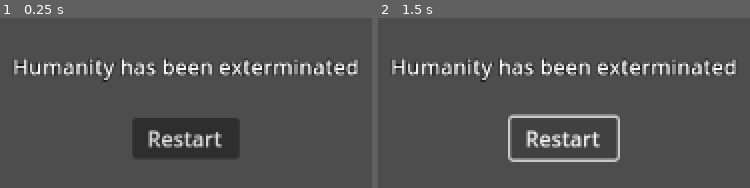
Above: before the commit, frames 1-2 (left to right).
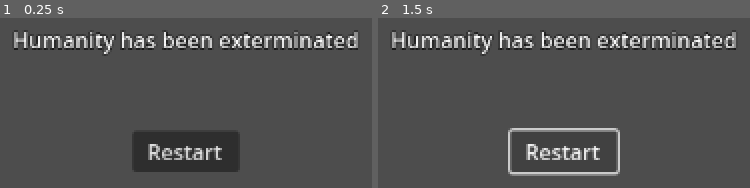
Above: after the commit, the same moments.

Repository: mcjohnalds/machine-extinction-event
Game: Godot game, scene res://lost.tscn
Same seed, same stepped clock (60 frames per second), same inputs: the game is played once before the commit and once after it. This scene is started directly instead of the project's main scene.
Inputs:
- Up to frame 1 (0.25 s): no input
- Up to frame 2 (1.5 s): click "Restart" at 0.5 s; click "Restart" at 1.25 s

The runs differ from the first frame. In frame 1, 16% of the frame differs, in the area x 3-97%, y 7-91%; in frame 2, 15%.

Commit message:
add nice end sequences

Diff:
--- a/game.gd
+++ b/game.gd
@@ -6,6 +6,7 @@
 const ENEMY_SPAWN_DISTANCE_FROM_PLAYER := 30.0
 const CAMERA_SPEED := 6.0
 const TURRET_RADIUS := 6.0
+enum GameResult {WON, LOST}
 enum BuildingType {TURRET, WALL, MINE, LAB, INVALID}
 const BUILDING_ENERGY_COST = {
 	BuildingType.TURRET: 50,
@@ -38,14 +39,17 @@
 @onready var launchpad := $Buildings/Launchpad as Node3D
 @onready var enemies := $Enemies as Node
 @onready var buildings := $Buildings as Node
-@onready var energy_label := $UI/EnergyLabel as Label
-@onready var science_label := $UI/ScienceLabel as Label
-@onready var science_remaining_label := $UI/ScienceRemainingLabel as Label
-@onready var tooltip_label := $UI/TooltipLabel as Label
-@onready var warning_label := $UI/WarningLabel as Control
+@onready var hud := $HUD as CanvasLayer
+@onready var energy_label := $HUD/EnergyLabel as Label
+@onready var science_label := $HUD/ScienceLabel as Label
+@onready var science_remaining_label := $HUD/ScienceRemainingLabel as Label
+@onready var tooltip_label := $HUD/TooltipLabel as Label
+@onready var warning_label := $HUD/WarningLabel as Control
+@onready var cinematic_bars := $CinematicBars as CanvasLayer
 @onready var camera := $Camera3D as Camera3D
 @onready var fog_of_war := $FogOfWar as Node3D
 @onready var launchpad_visibility_ring := $FogOfWar/VisibilityRing as Node3D
+@onready var rocket := $Rocket as Node3D
 var player_ghost_saturation_max := player_ghost.albedo_color.s
 var mouse_position_3d := Vector3.ZERO
 var building_type := BuildingType.TURRET
@@ -58,6 +62,8 @@
 var camera_offset := Vector3.ZERO
 var enemy_spawn_position := Vector3.ZERO
 var enemies_alive := 0
+var is_game_over := false
+var is_rocket_taking_off := false
 
 
 func _ready() -> void:
@@ -98,6 +104,8 @@
 
 
 func _unhandled_input(event: InputEvent) -> void:
+	if is_game_over:
+		return
 	if event as InputEventKey:
 		var e := event as InputEventKey
 		if e.pressed:
@@ -127,6 +135,8 @@
 	_normal: Vector3,
 	_shape_idx: int
 ) -> void:
+	if is_game_over:
+		return
 	mouse_position_3d = Vector3(event_position.x, 0.0, event_position.z)
 	var grid_coord := Vector2i(
 		roundi(mouse_position_3d.x),
@@ -176,19 +186,11 @@
 func _process(delta: float) -> void:
 	process_tooltip()
 	process_ghost()
-	process_camera(delta)
+	process_camera_wasd(delta)
 	process_warning_label()
+	process_rocket(delta)
 	for enemy: Node3D in enemies.get_children():
-		if grid_to_building.is_empty():
-			continue
-		var grid_coord := get_nearest_completed_building(enemy.position)
-		var nearest_building: Node3D = grid_to_building[grid_coord]
-		enemy.look_at(nearest_building.position, Vector3.UP, true)
-		enemy.position += enemy.basis.z * delta * 1.0
-		if enemy.position.distance_to(nearest_building.position) < 1.0:
-			enemy.queue_free()
-			enemies_alive -= 1
-			erase_building(grid_coord)
+		process_enemy(enemy, delta)
 	for grid_coord: Vector2i in grid_to_building:
 		process_building(grid_coord, delta)
 
@@ -245,6 +247,8 @@
 
 func start_energy_loop() -> void:
 	while true:
+		if is_game_over:
+			return
 		set_energy(energy + 1)
 		for grid_coord: Vector2i in grid_to_building:
 			if (
@@ -257,6 +261,8 @@
 
 func start_science_loop() -> void:
 	while true:
+		if is_game_over:
+			return
 		for grid_coord: Vector2i in grid_to_building:
 			if (
 				grid_to_building[grid_coord] is Lab
@@ -274,12 +280,15 @@
 func set_science(new_science: int) -> void:
 	science = new_science
 	science_label.text = "Science: %s" % science
-	science_remaining_label.text = (
-		"Science until rocket launch: %s" % maxi(0, 5000 - new_science)
-	)
+	var remaining := maxi(0, 5000 - new_science)
+	science_remaining_label.text = "Science until rocket launch: %s" % remaining
+	if remaining == 0:
+		play_game_over_sequence(GameResult.WON)
 
 
 func process_tooltip() -> void:
+	if is_game_over:
+		return
 	if can_place_building():
 		var building_cost: int = BUILDING_ENERGY_COST[building_type]
 		tooltip_label.text = "Build for -%s energy" % building_cost
@@ -292,6 +301,8 @@
 
 
 func process_ghost() -> void:
+	if is_game_over:
+		return
 	ghost.position = Vector3(
 		roundi(mouse_position_3d.x),
 		0.0,
@@ -371,7 +382,9 @@
 	return BUILDING_ENERGY_SELL_VALUE[building_under_mouse_type]
 
 
-func process_camera(delta: float) -> void:
+func process_camera_wasd(delta: float) -> void:
+	if is_game_over:
+		return
 	if Input.is_key_pressed(KEY_A):
 		camera.position -= camera.basis.x * delta * CAMERA_SPEED
 	if Input.is_key_pressed(KEY_D):
@@ -421,6 +434,8 @@
 
 
 func process_warning_label() -> void:
+	if is_game_over:
+		return
 	warning_label.modulate.a = fmod(get_time(), 1.0)
 
 	var camera_focal_point := camera.position - camera_offset
@@ -447,11 +462,15 @@
 	grid_to_building.erase(grid_coord)
 	grid_to_visibility_ring.erase(grid_coord)
 	grid_to_building_completion_proportion.erase(grid_coord)
+	if grid_coord == Vector2i(0, 0) and not is_rocket_taking_off:
+		rocket.queue_free()
+		play_game_over_sequence(GameResult.LOST)
 
 
 func hide_ghost_children() -> void:
 	for child: Node3D in ghost.get_children():
 		child.visible = false
+
 
 func process_building(grid_coord: Vector2i, delta: float) -> void:
 	var building: Node3D = grid_to_building[grid_coord]
@@ -490,3 +509,40 @@
 			enemies_alive -= 1
 			var gun := turret.find_child("Gun") as Node3D
 			gun.look_at(nearest_enemy.position, Vector3.UP, true)
+
+
+func process_rocket(delta: float) -> void:
+	if is_rocket_taking_off:
+		rocket.position.y += delta * (rocket.position.y + 1.0) / 10.0
+		camera.look_at(rocket.position)
+
+
+func process_enemy(enemy: Node3D, delta: float) -> void:
+	if grid_to_building.is_empty():
+		return
+	var grid_coord := get_nearest_completed_building(enemy.position)
+	var nearest_building: Node3D = grid_to_building[grid_coord]
+	enemy.look_at(nearest_building.position, Vector3.UP, true)
+	enemy.position += enemy.basis.z * delta * 1.0
+	if enemy.position.distance_to(nearest_building.position) < 1.0:
+		enemy.queue_free()
+		enemies_alive -= 1
+		erase_building(grid_coord)
+
+
+func play_game_over_sequence(game_result: GameResult) -> void:
+	var w := game_result == GameResult.WON
+	if w:
+		is_rocket_taking_off = true
+	is_game_over = true
+	hud.visible = false
+	cinematic_bars.visible = true
+	ghost.visible = false
+	camera.position = camera_offset
+	camera.projection = Camera3D.PROJECTION_PERSPECTIVE
+	get_tree().create_timer(30.0 if w else 3.0).timeout.connect(func() -> void:
+		if w:
+			won.emit()
+		else:
+			lost.emit()
+	)
--- a/game.tscn
+++ b/game.tscn
@@ -48,8 +48,9 @@
 transform = Transform3D(-0.866025, -0.433013, 0.25, 0, 0.5, 0.866025, -0.5, 0.75, -0.433013, 0, 0, 0)
 
 [node name="Camera3D" type="Camera3D" parent="."]
-transform = Transform3D(0.965926, 0.25, -0.0669873, 9.02727e-17, 0.258819, 0.965926, 0.258819, -0.933013, 0.25, -0.75, 10, 2.5)
+transform = Transform3D(0.965926, 0.25, -0.0669873, 9.02727e-17, 0.258819, 0.965926, 0.258819, -0.933013, 0.25, -0.772434, 10.3235, 2.58372)
 projection = 1
+fov = 40.0
 size = 10.0
 far = 500.0
 
@@ -102,49 +103,12 @@
 mesh = SubResource("BoxMesh_xnaa5")
 skeleton = NodePath("../../..")
 
-[node name="Rocket" type="MeshInstance3D" parent="Buildings/Launchpad"]
+[node name="Rocket" type="Node3D" parent="."]
+
+[node name="MeshInstance3D" type="MeshInstance3D" parent="Rocket"]
 transform = Transform3D(0.256716, 0, 0, 0, 0.256716, 0, 0, 0, 0.256716, 0, 0.305468, 0)
 mesh = SubResource("CylinderMesh_lurw7")
-skeleton = NodePath("../../..")
-
-[node name="UI" type="CanvasLayer" parent="."]
-
-[node name="EnergyLabel" type="Label" parent="UI"]
-offset_left = 10.0
-offset_top = 710.0
-offset_right = 90.0
-offset_bottom = 733.0
-text = "Energy: 0"
-
-[node name="ScienceLabel" type="Label" parent="UI"]
-offset_left = 10.0
-offset_top = 740.0
-offset_right = 90.0
-offset_bottom = 763.0
-text = "Science: 0"
-
-[node name="ScienceRemainingLabel" type="Label" parent="UI"]
-offset_left = 10.0
-offset_top = 770.0
-offset_right = 248.0
-offset_bottom = 793.0
-text = "Science until rocket launch: 0"
-
-[node name="TooltipLabel" type="Label" parent="UI"]
-visible = false
-offset_left = 600.0
-offset_top = 400.0
-offset_right = 718.0
-offset_bottom = 423.0
-text = "-10 energy"
-
-[node name="WarningLabel" type="Label" parent="UI"]
-visible = false
-offset_right = 190.0
-offset_bottom = 40.0
-text = "Enemies approaching!"
-horizontal_alignment = 1
-vertical_alignment = 1
+skeleton = NodePath("../..")
 
 [node name="FogOfWar" type="CSGBox3D" parent="."]
 size = Vector3(2000, 2, 2000)
@@ -156,4 +120,55 @@
 height = 3.0
 smooth_faces = false
 
-[node name="Node" type="Node" parent="."]
+[node name="HUD" type="CanvasLayer" parent="."]
+
+[node name="EnergyLabel" type="Label" parent="HUD"]
+offset_left = 10.0
+offset_top = 710.0
+offset_right = 90.0
+offset_bottom = 733.0
+text = "Energy: 0"
+
+[node name="ScienceLabel" type="Label" parent="HUD"]
+offset_left = 10.0
+offset_top = 740.0
+offset_right = 90.0
+offset_bottom = 763.0
+text = "Science: 0"
+
+[node name="ScienceRemainingLabel" type="Label" parent="HUD"]
+offset_left = 10.0
+offset_top = 770.0
+offset_right = 248.0
+offset_bottom = 793.0
+text = "Science until rocket launch: 0"
+
+[node name="TooltipLabel" type="Label" parent="HUD"]
+visible = false
+offset_left = 600.0
+offset_top = 400.0
+offset_right = 718.0
+offset_bottom = 423.0
+text = "-10 energy"
+
+[node name="WarningLabel" type="Label" parent="HUD"]
+visible = false
+offset_right = 190.0
+offset_bottom = 40.0
+text = "Enemies approaching!"
+horizontal_alignment = 1
+vertical_alignment = 1
+
+[node name="CinematicBars" type="CanvasLayer" parent="."]
+visible = false
+
+[node name="ColorRect" type="ColorRect" parent="CinematicBars"]
+offset_right = 1200.0
+offset_bottom = 120.0
+color = Color(0, 0, 0, 1)
+
+[node name="ColorRect2" type="ColorRect" parent="CinematicBars"]
+offset_top = 680.0
+offset_right = 1200.0
+offset_bottom = 800.0
+color = Color(0, 0, 0, 1)
--- a/lost.tscn
+++ b/lost.tscn
@@ -6,16 +6,16 @@
 
 [node name="Label" type="Label" parent="."]
 layout_mode = 0
-offset_top = 370.0
+offset_top = 350.0
 offset_right = 1200.0
-offset_bottom = 393.0
+offset_bottom = 373.0
 text = "Humanity has been exterminated"
 horizontal_alignment = 1
 
 [node name="Button" type="Button" parent="."]
 layout_mode = 0
 offset_left = 560.0
-offset_top = 420.0
+offset_top = 430.0
 offset_right = 640.0
-offset_bottom = 451.0
+offset_bottom = 461.0
 text = "Restart"
--- a/main.gd
+++ b/main.gd
@@ -14,9 +14,7 @@
 
 
 func on_start_button_pressed() -> void:
-	var existing := get_child(0)
-	existing.queue_free()
-	await existing.tree_exited
+	await free_children()
 	var game := game_scene.instantiate() as Game
 	game.won.connect(on_won)
 	game.lost.connect(on_lost)
@@ -24,9 +22,6 @@
 
 
 func on_won() -> void:
-	var existing := get_child(0)
-	existing.queue_free()
-	await existing.tree_exited
 	var won := won_scene.instantiate()
 	var button := won.get_node("Button") as Button
 	button.pressed.connect(on_start_button_pressed)
@@ -34,13 +29,16 @@
 
 
 func on_lost() -> void:
-	var existing := get_child(0)
-	existing.queue_free()
-	await existing.tree_exited
 	var lost := lost_scene.instantiate()
 	var button := lost.get_node("Button") as Button
 	button.pressed.connect(on_start_button_pressed)
 	add_child(lost)
+
+
+func free_children() -> void:
+	for c in get_children():
+		c.queue_free()
+		await c.tree_exited
 
 
 func _unhandled_input(event: InputEvent) -> void:
--- a/won.tscn
+++ b/won.tscn
@@ -6,16 +6,16 @@
 
 [node name="Label" type="Label" parent="."]
 layout_mode = 0
-offset_top = 370.0
+offset_top = 350.0
 offset_right = 1200.0
-offset_bottom = 393.0
+offset_bottom = 373.0
 text = "Humanity escaped to the safety of space"
 horizontal_alignment = 1
 
 [node name="Button" type="Button" parent="."]
 layout_mode = 0
 offset_left = 560.0
-offset_top = 420.0
+offset_top = 430.0
 offset_right = 640.0
-offset_bottom = 451.0
+offset_bottom = 461.0
 text = "Restart"
